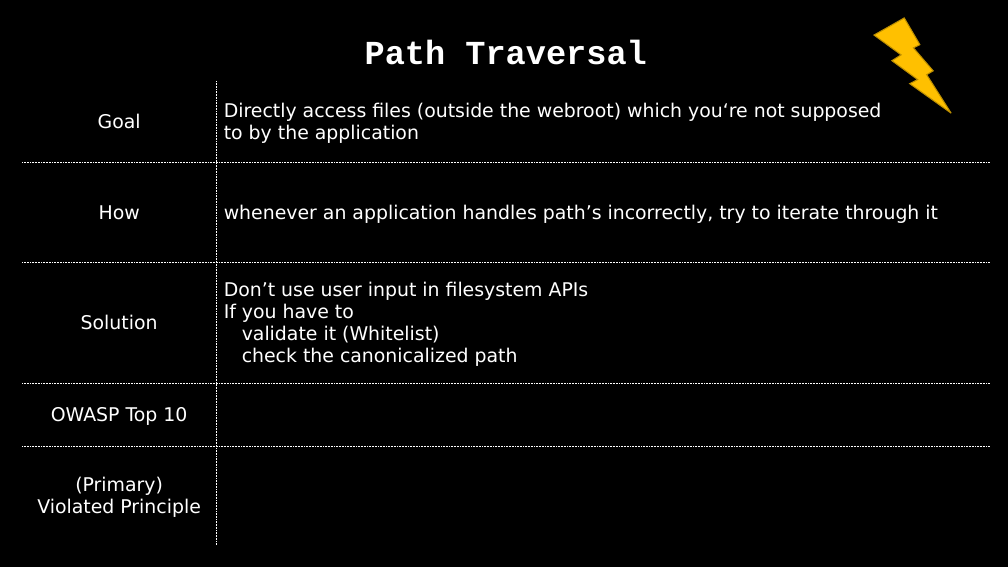
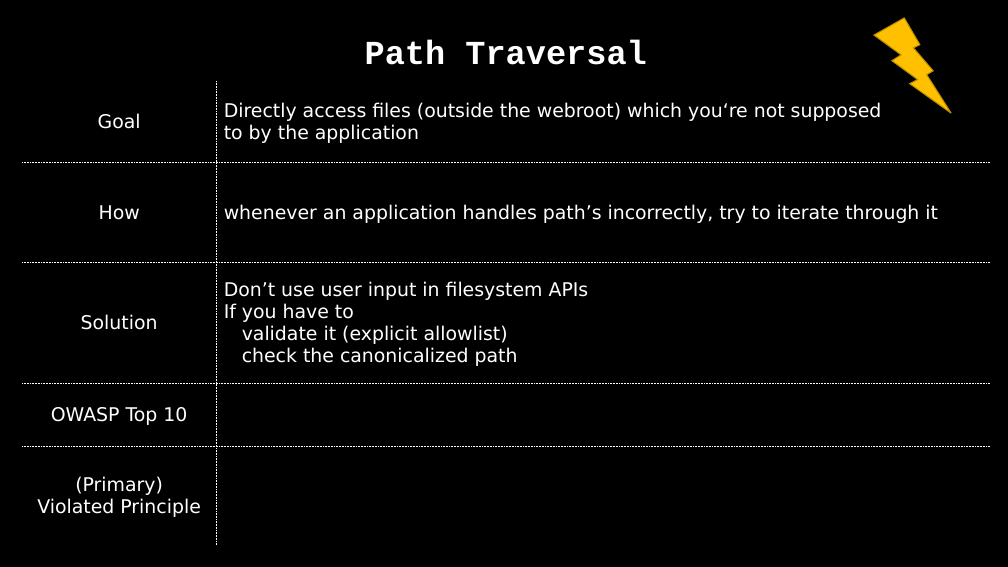
Before and after one commit to dschwarz91/websec-lecture, a slide deck: slide 31 of slides/5_Authorization.pptx. Drawn at 1008x567 pixels with LibreOffice and Linux fonts; fonts in the diff are those of the drawing. Boxes give left, top, right and bottom in pixels: in the first picture for what was removed or moved away, otherwise in the second. Text is boxed around its words. In the diff, an @@ line names an element or a change of style, - is before the commit and + after.

```diff
--- a/slides/5_Authorization.pptx
+++ b/slides/5_Authorization.pptx
@@ table at bbox=[22, 30, 990, 547] @@
-row 4, column 2: Don’t use user input in filesystem APIs / If you have to / validate it (Whitelist) / check the canonicalized path
+row 4, column 2: Don’t use user input in filesystem APIs / If you have to / validate it (explicit allowlist) / check the canonicalized path
```
Also in this commit, not shown: 1 other slide changed, 1 other file.
